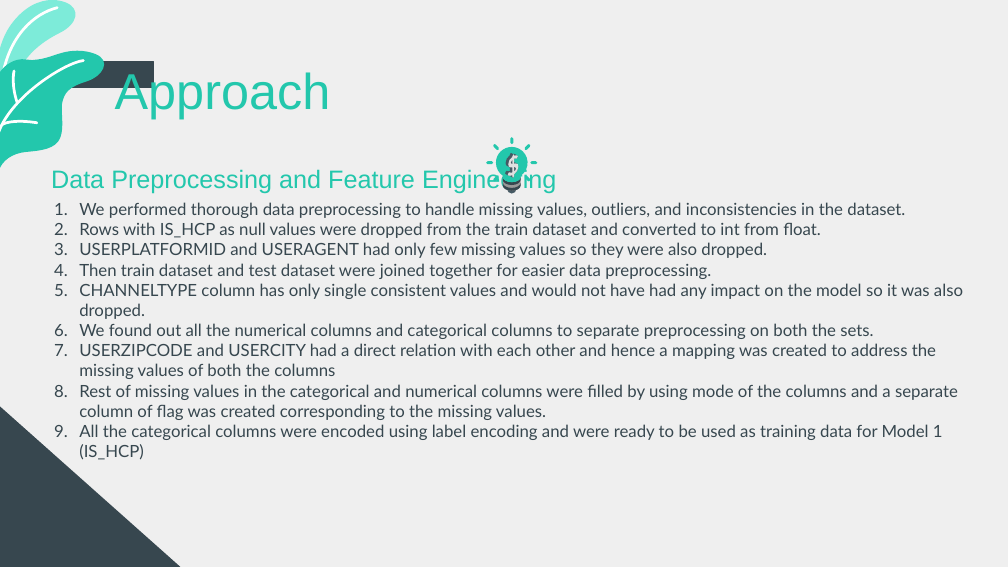
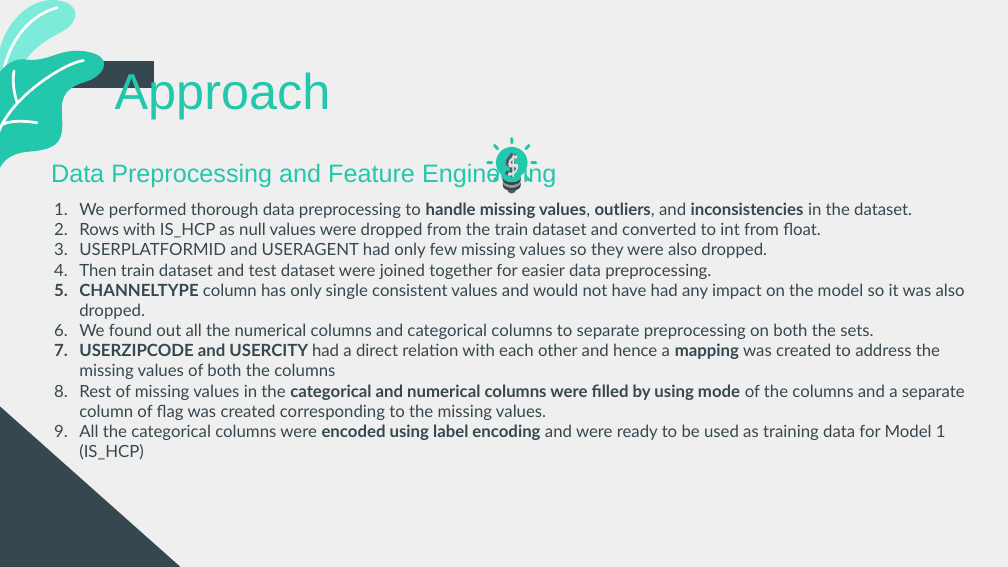
Before and after one commit to SHOCKWAVE07/Doceree_Hackathon, a slide deck: slide 5 of Hackethon.pptx. Drawn at 1008x567 pixels with LibreOffice and Linux fonts; fonts in the diff are those of the drawing. Boxes give left, top, right and bottom in pixels: in the first picture for what was removed or moved away, otherwise in the second. Text is boxed around its words. In the diff, an @@ line names an element or a change of style, - is before the commit and + after.

```diff
--- a/Hackethon.pptx
+++ b/Hackethon.pptx
@@ subtitle "Data Preprocessing and Feature Engineering": place and size @@
-subtitle "Data Preprocessing and Feature Engineering" at [51, 167, 556, 193]
+subtitle "Data Preprocessing and Feature Engineering" at [51, 162, 556, 188]
@@ subtitle at [79, 202, 965, 440]: bold on in "handle missing values, outliers, inconsistencies", "CHANNELTYPE", "USERZIPCODE and USERCITY mapping", "categorical and numerical columns were filled by ..." and 1 more places @@
```
Also in this commit, not shown: 1 slide added, 9 other files.
